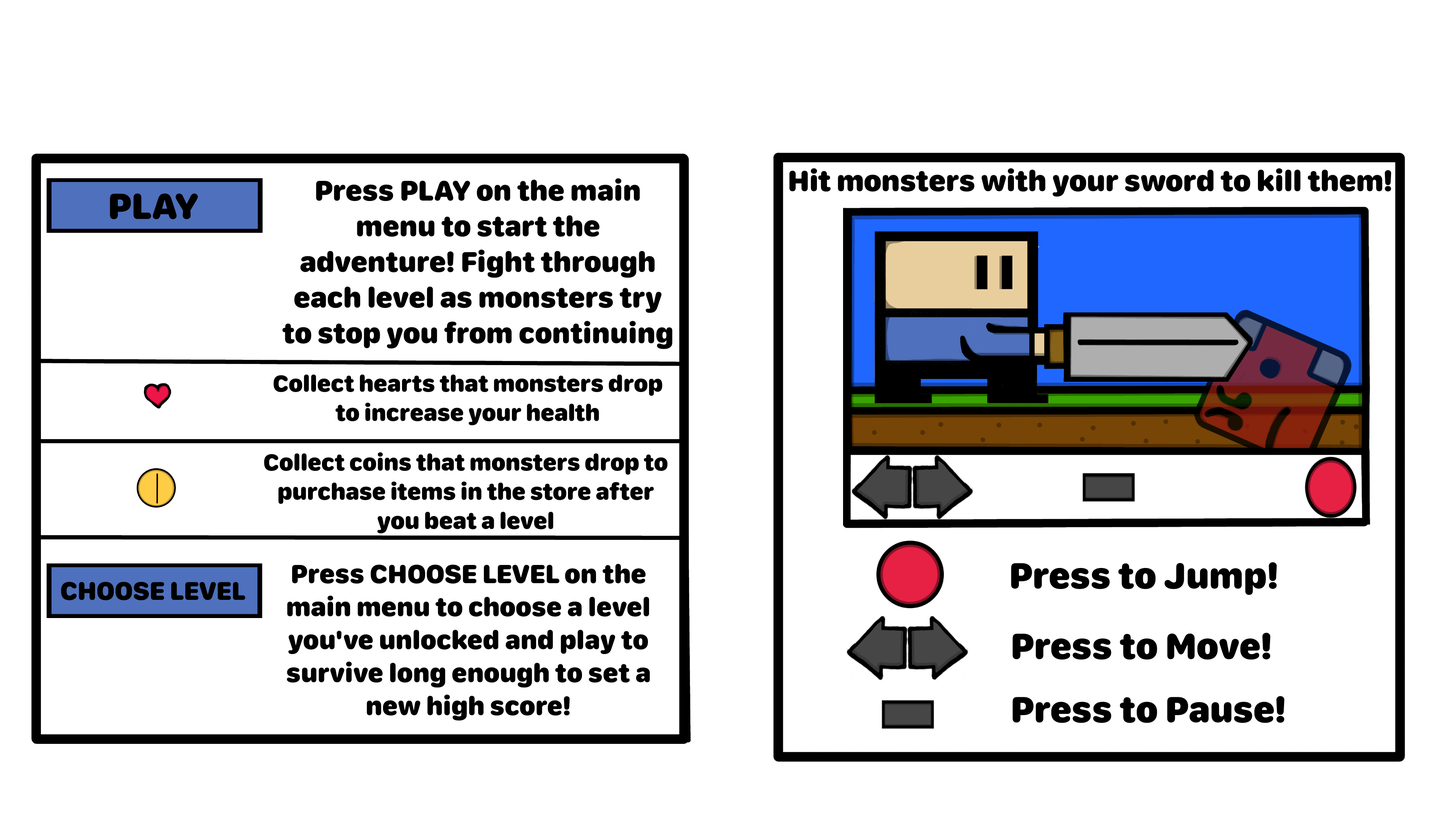
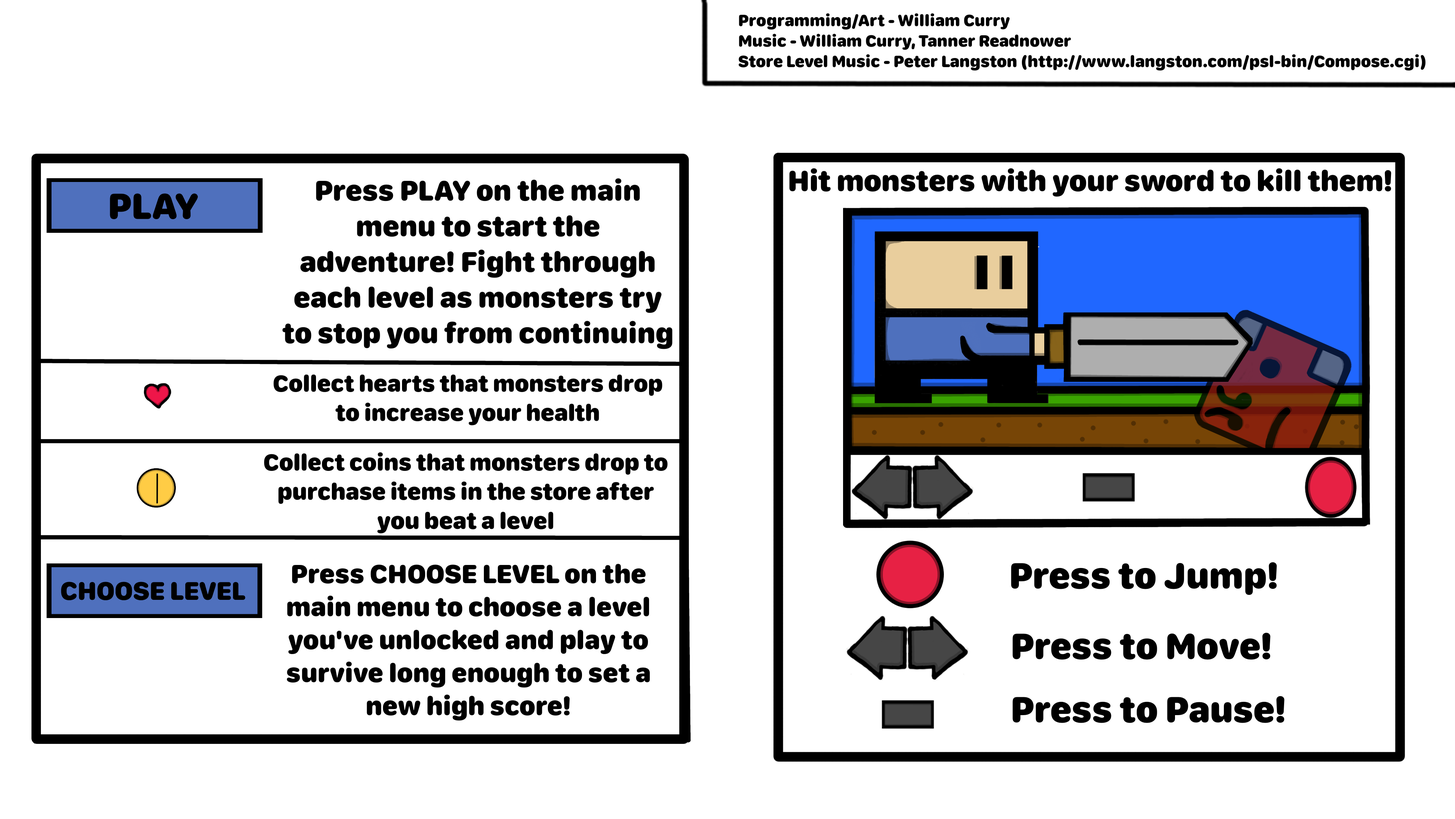
Comparing the layer stacks of the two 1455 x 819 images. Changes:
added layer "Programming/Art - William Cur..." above "Collect coins that monsters dr..." over bbox(738, 13, 1427, 71)
painted on "gamehelp" over bbox(700, 0, 1455, 89)
